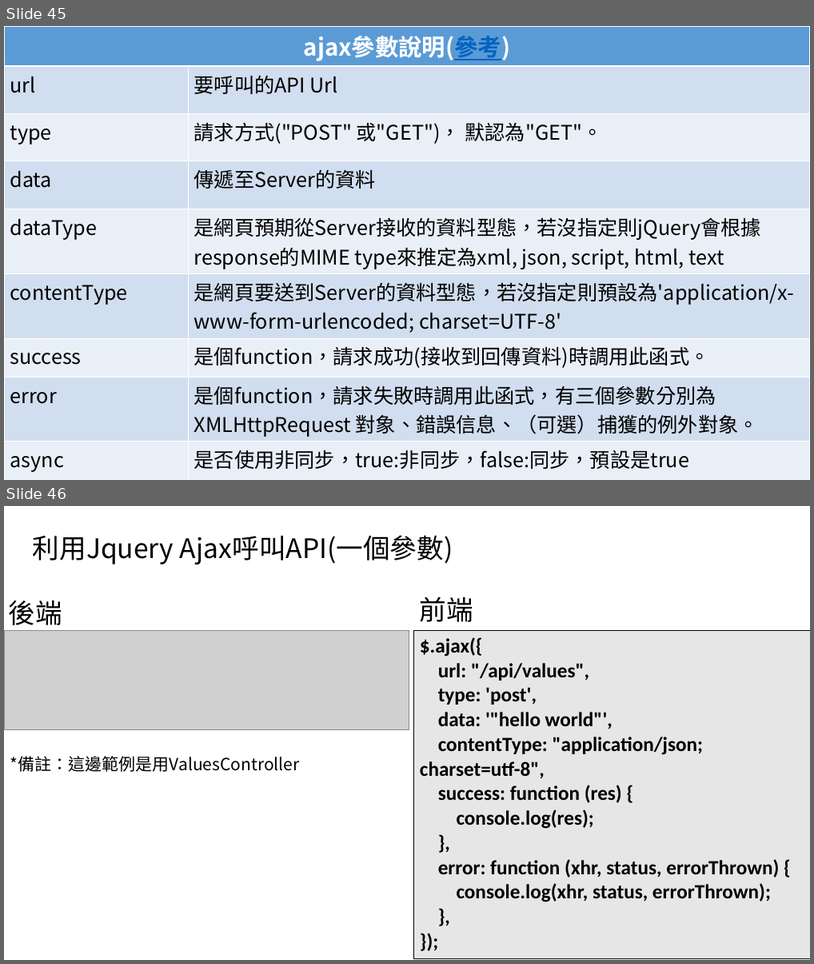
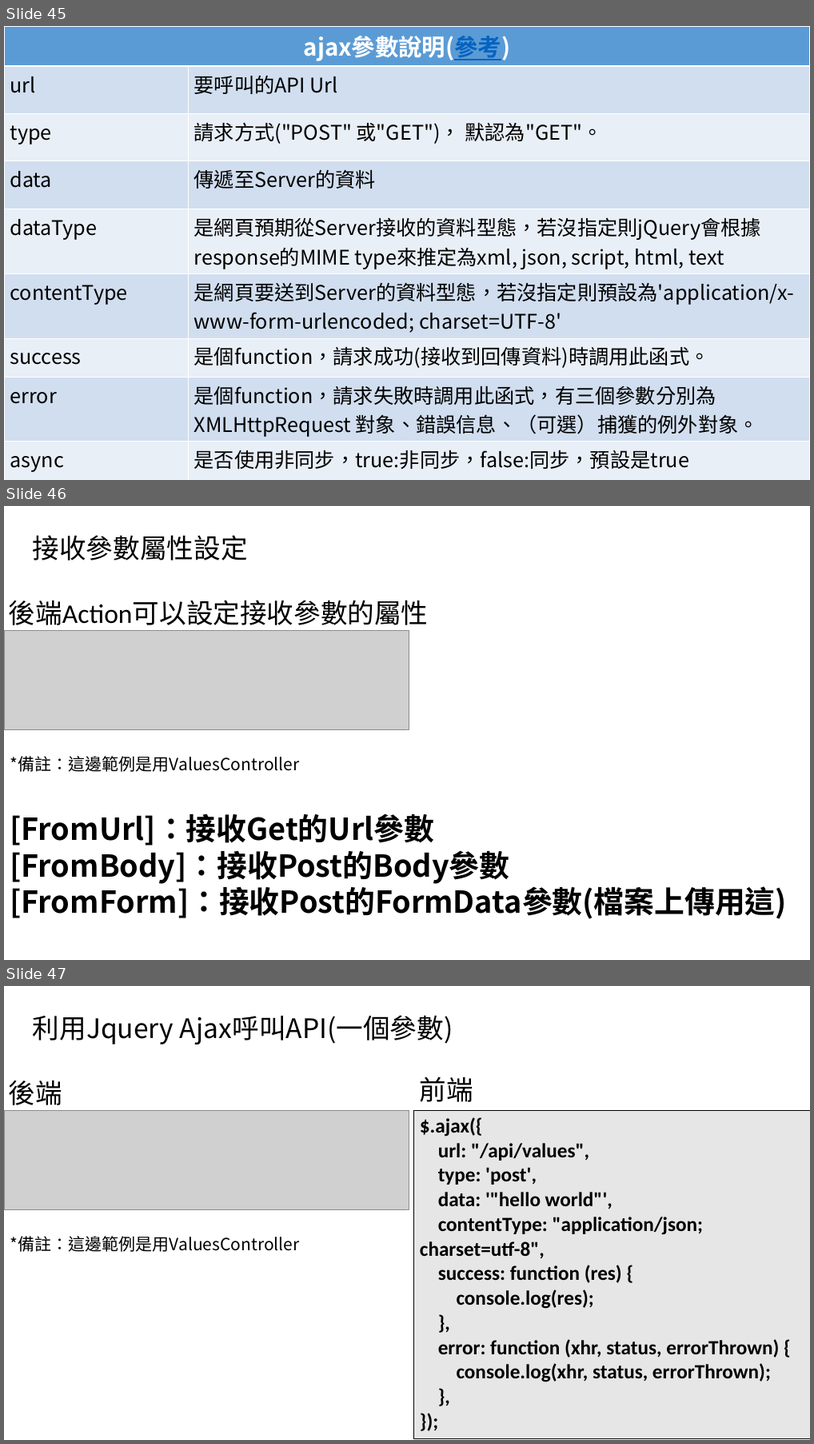
Before and after one commit to HueiYou/WebApiPractice, a slide deck: Web API教學與實做.pptx. Shown one above the other, each under a label of ours: slides 45 and 46 before the commit, slides 45, 46 and 47 after it. The pictures are 814x964 and 814x1444 pixels, drawn with LibreOffice and Linux fonts; fonts in the diff are those of the drawing; grey boxes stand for pictures. Boxes give left, top, right and bottom in pixels: in the first picture for what was removed or moved away, otherwise in the second. Text is boxed around its words. In the diff, an @@ line names an element or a change of style, - is before the commit and + after.

Commit message:
PPT文檔補充更新

```diff
--- a/Web API教學與實做.pptx
+++ b/Web API教學與實做.pptx
@@ slide 46 added at <box>4,506,810,960</box>, background #FFFFFF @@
@@ title added at <box>33,535,248,560</box>, 32 pt, text #000000 @@
+接收參數屬性設定
@@ text added at <box>9,600,429,631</box>, 32 pt, text #000000 @@
+後端Action可以設定接收參數的屬性
@@ picture added at <box>4,631,410,730</box> @@
@@ text added at <box>10,756,787,919</box>, 36 pt, text #000000, bold @@
+*備註：這邊範例是用ValuesController
+[FromUrl]：接收Get的Url參數
+[FromBody]：接收Post的Body參數
+[FromForm]：接收Post的FormData參數(檔案上傳用這)
@@ what was slide 46 is now slide 47 @@
```
